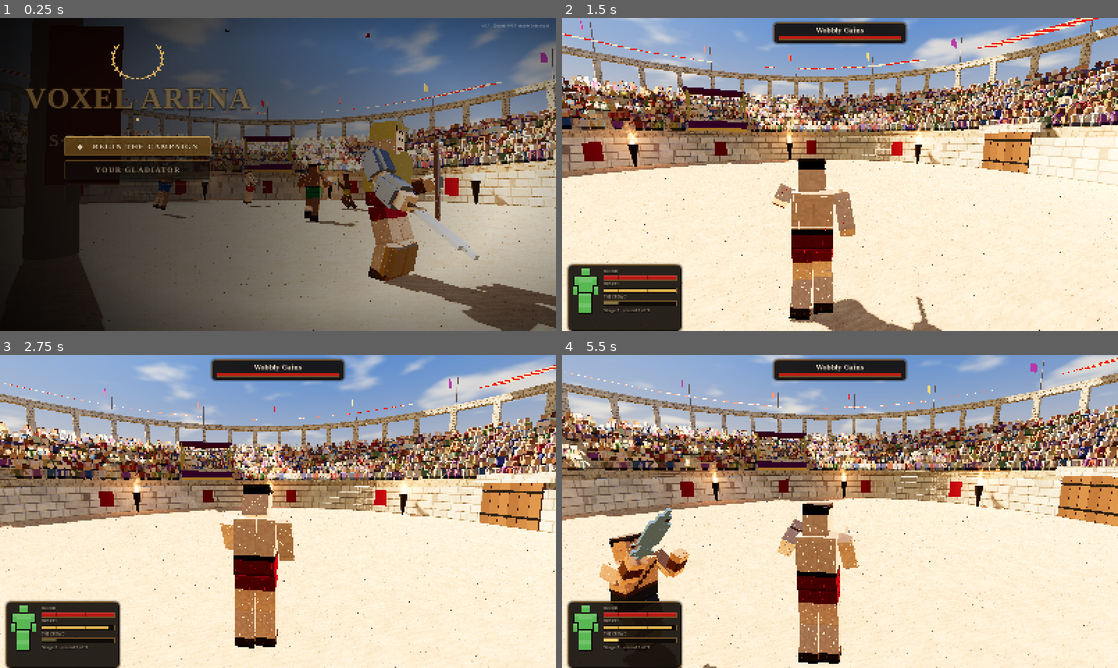
Above: before the commit, frames 1-4 (two rows, left to right).
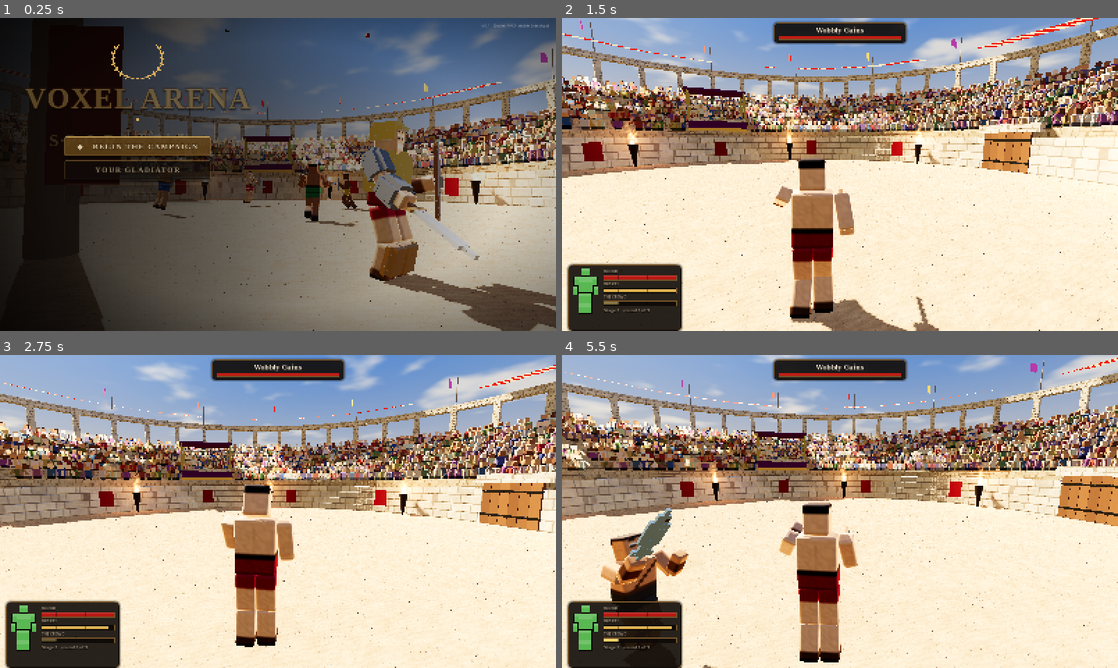
Above: after the commit, the same moments.

Repository: guymov217/Voxel_arena
Game: Godot game, scene res://scenes/main.tscn
Two runs of this game, one before a commit and one after it. Both use one fixed random seed, a clock stepped at 60 frames per second and the inputs below.
Inputs (mouse positions are in pixels of both pictures, inside the frame that each line leads up to):
- Up to frame 1 (0.25 s): no input
- Up to frame 2 (1.5 s): click "◆ BEGIN THE CAMPAIGN" at 0.5 s; tap Enter at 1.25 s; move the mouse to (867, 174) at 1.27 s; hold Up from 1.28 s (still down); hold Y from 1.28 s (still down); click (867, 174) at 1.42 s
- Up to frame 3 (2.75 s): keep holding Up; tap Space (va_jump) at 1.52, 1.82, 2.27, 2.57 s; move the mouse to (250, 511) at 2.02 s; release Y at 2.03 s; tap Shift at 2.1 s
- Up to frame 4 (5.5 s): keep holding Up; move the mouse to (851, 505) at 2.77 s; tap Ctrl at 2.85 s; move the mouse to (834, 517) at 3.52 s; tap Alt at 3.6 s; click (834, 517) at 3.67 s; tap Space (va_jump) at 3.77, 4.07, 4.52, 4.82, 5.27 s; move the mouse to (878, 514) at 4.27 s; tap Tab at 4.35 s; move the mouse to (795, 508) at 5.02 s; tap Enter at 5.1 s

The runs differ from the first frame. In frame 1, 0.8% of the frame differs, in the area x 27-97%, y 34-92%; in frame 2, 1.1%; in frame 3, 1.0%; in frame 4, 2.1%, in the area x 6-54%, y 47-100%.

Commit message:
Smooth skin over every voxel body (Surface Nets)
Fighters, beasts and monsters are drawn as a smooth surface over their
voxels: one vertex per cell the surface crosses, relaxed twice, smooth
normals, each vertex coloured by its nearest voxel so eyes and belts
stay crisp. The voxels are untouched for hits, cuts and physics; the
skin is rebuilt (once a frame at most) whenever voxels are lost, shown
or recoloured. Hinged jaws keep their own mesh. Settings > Bodies:
Smooth / Blocky voxels (VA_BODIES overrides). Tests: every part of 25
bodies gets a closed, outward-facing skin, and a cut shows in it.

Co-Authored-By: Claude Opus 5.5 <noreply@anthropic.com>
Claude-Session: https://claude.ai/code/session_0169vQt8Mdc9kco4Ktq1HqZ7

Diff:
--- a/scripts/game/match.gd
+++ b/scripts/game/match.gd
@@ -118,6 +118,9 @@
 	hero.set_meta("frozen", on)
 
 func setup(opts: Dictionary) -> void:
+	# Bodies smooth-skinned or as plain voxels (Settings, Graphics; VA_BODIES overrides).
+	var bodies := OS.get_environment("VA_BODIES") if OS.has_environment("VA_BODIES") else str(Save.get_value("settings", {}).get("bodies", "smooth"))
+	VoxelPart.smooth_skin = bodies != "blocky"
 	mode = opts.get("mode", "campaign")
 	stage = int(opts.get("stage", 1))
 	role = opts.get("role", "local")
--- a/scripts/ui/menu.gd
+++ b/scripts/ui/menu.gd
@@ -1218,6 +1218,12 @@
 	q.select(maxi(0, levels.find(str(st.get("quality", "high")))))
 	q.item_selected.connect(func(i): _set_opt("quality", levels[i]))
 	_row(v, [UIStyle.label("Graphics", 15), q, UIStyle.label("Low: no shadows or effects lighting. Ultra: global illumination and fog.", 13, UIStyle.MUTED)])
+	var bo := OptionButton.new()
+	bo.add_item("Smooth")
+	bo.add_item("Blocky voxels")
+	bo.select(1 if str(st.get("bodies", "smooth")) == "blocky" else 0)
+	bo.item_selected.connect(func(i): _set_opt("bodies", "blocky" if i == 1 else "smooth"))
+	_row(v, [UIStyle.label("Bodies", 15), bo, UIStyle.label("Smooth: a skin drawn over the voxels (they still take every cut). Applies from the next fight.", 13, UIStyle.MUTED)])
 	var dm := OptionButton.new()
 	for d in DISPLAY_MODES:
 		dm.add_item(d[1])
--- /dev/null
+++ b/scripts/voxel/skin.gd
@@ -0,0 +1,166 @@
+class_name VoxelSkin
+## A smooth skin over a part's voxels (Surface Nets): the voxels stay what the game is made of
+## (hits, cuts, physics, every lost voxel), only the drawing is a continuous surface instead of
+## a heap of little boxes. One vertex per 2x2x2 cell the surface passes through, at the mean of
+## where the surface crosses that cell's edges, relaxed toward its neighbours a couple of times;
+## a quad across every voxel face between solid and empty; colours from the voxels around.
+
+const RELAX := 2          # smoothing passes
+const RELAX_K := 0.5      # how far each pass pulls a vertex toward its neighbours' mean
+
+## The skin of `part`'s living voxels, leaving out the ones `skip` holds (a hinged jaw drawn on
+## its own). Null when nothing is left to draw.
+static func build(part: VoxelPart, skip := {}) -> ArrayMesh:
+	var g: Vector3i = part.grid
+	var sx := g.x + 2
+	var sxy := sx * (g.y + 2)
+	var occ := PackedByteArray()
+	occ.resize(sxy * (g.z + 2))
+	var who := PackedInt32Array()
+	who.resize(occ.size())
+	who.fill(-1)
+	var any := false
+	for i in part.fx.size():
+		if part.alive[i] and not skip.has(i):
+			var k := (part.fx[i] + 1) + (part.fy[i] + 1) * sx + (part.fz[i] + 1) * sxy
+			occ[k] = 1
+			who[k] = i
+			any = true
+	if not any:
+		return null
+	# Cells: corner (x, y, z) in padded coords, a cell spans corners x..x+1 (voxel centres).
+	var cx := g.x + 1
+	var cxy := cx * (g.y + 1)
+	var vid := PackedInt32Array()
+	vid.resize(cxy * (g.z + 1))
+	vid.fill(-1)
+	var verts := PackedVector3Array()
+	var cols := PackedColorArray()
+	var cell := PackedInt32Array()   # each vertex's cell (padded index of its low corner)
+	var corner := [0, 1, sx, sx + 1, sxy, sxy + 1, sxy + sx, sxy + sx + 1]
+	var cofs := [Vector3(0, 0, 0), Vector3(1, 0, 0), Vector3(0, 1, 0), Vector3(1, 1, 0), Vector3(0, 0, 1), Vector3(1, 0, 1), Vector3(0, 1, 1), Vector3(1, 1, 1)]
+	var edges := [[0, 1], [2, 3], [4, 5], [6, 7], [0, 2], [1, 3], [4, 6], [5, 7], [0, 4], [1, 5], [2, 6], [3, 7]]
+	var centre := Vector3(g.x - 1, g.y - 1, g.z - 1) * 0.5
+	var vs: float = part.vf * part.part_scale
+	for z in g.z + 1:
+		for y in g.y + 1:
+			for x in g.x + 1:
+				var base := x + y * sx + z * sxy
+				var mask := 0
+				for d in 8:
+					if occ[base + corner[d]]:
+						mask |= 1 << d
+				if mask == 0 or mask == 255:
+					continue
+				var sum := Vector3.ZERO
+				var n := 0
+				for e in edges:
+					var a: int = e[0]
+					var b: int = e[1]
+					if ((mask >> a) & 1) != ((mask >> b) & 1):
+						sum += (cofs[a] + cofs[b]) * 0.5
+						n += 1
+				var p: Vector3 = Vector3(x, y, z) + sum / float(n) - Vector3.ONE   # voxel coords
+				vid[x + y * cx + z * cxy] = verts.size()
+				verts.append((p - centre) * vs)
+				cell.append(base)
+	# Quads: a solid voxel next to an empty one across +x, +y or +z.
+	var idx := PackedInt32Array()
+	var nb := []
+	nb.resize(verts.size())
+	for i in nb.size():
+		nb[i] = PackedInt32Array()
+	for z in g.z + 1:
+		for y in g.y + 1:
+			for x in g.x + 1:
+				var k := x + y * sx + z * sxy
+				var a := occ[k]
+				for ax in 3:
+					var k2: int = k + (1 if ax == 0 else (sx if ax == 1 else sxy))
+					var b := occ[k2]
+					if a == b:
+						continue
+					# The four cells around this face (cell coords = voxel coords - 1 + {0,1}).
+					var q := PackedInt32Array()
+					var c0 := Vector3i(x, y, z)
+					var u := Vector3i(0, 1, 0) if ax == 0 else (Vector3i(0, 0, 1) if ax == 1 else Vector3i(1, 0, 0))
+					var v := Vector3i(0, 0, 1) if ax == 0 else (Vector3i(1, 0, 0) if ax == 1 else Vector3i(0, 1, 0))
+					var ok := true
+					for o in [Vector3i.ZERO, u, u + v, v]:
+						# The four cells sharing this face: the same along its axis, one back or
+						# not along the other two.
+						var cc: Vector3i = c0 - u - v + o
+						if cc.x < 0 or cc.y < 0 or cc.z < 0 or cc.x > g.x or cc.y > g.y or cc.z > g.z:
+							ok = false
+							break
+						var id := vid[cc.x + cc.y * cx + cc.z * cxy]
+						if id < 0:
+							ok = false
+							break
+						q.append(id)
+					if not ok:
+						continue
+					if a:
+						idx.append_array([q[0], q[2], q[1], q[0], q[3], q[2]])
+					else:
+						idx.append_array([q[0], q[1], q[2], q[0], q[2], q[3]])
+					for s in 4:
+						var p0: int = q[s]
+						var p1: int = q[(s + 1) % 4]
+						(nb[p0] as PackedInt32Array).append(p1)
+						(nb[p1] as PackedInt32Array).append(p0)
+	if idx.is_empty():
+		return null
+	# Relax: rounds the steps off, the shape stays (a pass moves each vertex half way to the mean
+	# of its neighbours).
+	for _r in RELAX:
+		var out := verts.duplicate()
+		for i in verts.size():
+			var list: PackedInt32Array = nb[i]
+			if list.is_empty():
+				continue
+			var s := Vector3.ZERO
+			for j in list:
+				s += verts[j]
+			out[i] = verts[i].lerp(s / float(list.size()), RELAX_K)
+		verts = out
+	# Colour: the voxel nearest where the vertex ended up (not an average, which smeared an
+	# eye or a belt a voxel wide into mud).
+	cols.resize(verts.size())
+	for i in verts.size():
+		var p: Vector3 = verts[i] / vs + centre + Vector3.ONE
+		var base: int = cell[i]
+		var bx := base % sx
+		var by := (base / sx) % (g.y + 2)
+		var bz := base / sxy
+		var best := -1
+		var bd := INF
+		for d in 8:
+			var wi: int = who[base + corner[d]]
+			if wi < 0:
+				continue
+			var dd := p.distance_squared_to(Vector3(bx, by, bz) + cofs[d])
+			if dd < bd:
+				bd = dd
+				best = wi
+		cols[i] = part.colors[best] if best >= 0 else Color(0.5, 0.5, 0.5)
+	# Smooth normals from the faces round each vertex.
+	var norms := PackedVector3Array()
+	norms.resize(verts.size())
+	for t in range(0, idx.size(), 3):
+		var a := verts[idx[t]]
+		var fn := (verts[idx[t + 2]] - a).cross(verts[idx[t + 1]] - a)
+		norms[idx[t]] += fn
+		norms[idx[t + 1]] += fn
+		norms[idx[t + 2]] += fn
+	for i in norms.size():
+		norms[i] = norms[i].normalized() if norms[i].length_squared() > 1e-12 else Vector3.UP
+	var arr := []
+	arr.resize(Mesh.ARRAY_MAX)
+	arr[Mesh.ARRAY_VERTEX] = verts
+	arr[Mesh.ARRAY_NORMAL] = norms
+	arr[Mesh.ARRAY_COLOR] = cols
+	arr[Mesh.ARRAY_INDEX] = idx
+	var am := ArrayMesh.new()
+	am.add_surface_from_arrays(Mesh.PRIMITIVE_TRIANGLES, arr)
+	return am
--- a/scripts/voxel/voxel_part.gd
+++ b/scripts/voxel/voxel_part.gd
@@ -71,6 +71,12 @@
 
 static var _box_mesh_cache := {}
 static var _material: StandardMaterial3D
+## Bodies drawn as a smooth skin over their voxels (VoxelSkin) instead of the voxel boxes; the
+## voxels are still what is hit, cut and simulated. Set from the settings ("bodies").
+static var smooth_skin := true
+static var _skin_material: StandardMaterial3D
+var skin: MeshInstance3D = null
+var _skin_dirty := false
 
 ## `voxels`: [[fx, fy, fz, Color, bone], ...] on the fine grid.
 func setup(owner_node: Node, d: Dictionary, voxels: Array, scale_: float, mass_: float) -> void:
@@ -168,6 +174,41 @@
 	mmi.custom_aabb = AABB(-ext, ext * 2.0)
 	mm.custom_aabb = AABB(-ext, ext * 2.0)
 	add_child(mmi)
+	if smooth_skin and DisplayServer.get_name() != "headless":
+		make_skin()
+
+## Draws the part as a smooth skin (the voxel boxes hidden), built now and again whenever its
+## voxels change.
+func make_skin() -> void:
+	if _skin_material == null:
+		_skin_material = _material.duplicate()
+		_skin_material.roughness = 0.72
+	skin = MeshInstance3D.new()
+	skin.physics_interpolation_mode = Node.PHYSICS_INTERPOLATION_MODE_OFF
+	skin.material_override = _skin_material
+	skin.custom_aabb = mmi.custom_aabb
+	add_child(skin)
+	mmi.visible = false
+	rebuild_skin()
+
+func rebuild_skin() -> void:
+	_skin_dirty = false
+	if skin == null:
+		return
+	skin.mesh = VoxelSkin.build(self, jaw_slot)
+
+func _mark_skin() -> void:
+	if skin != null and not _skin_dirty:
+		_skin_dirty = true
+		_rebuild_skin_soon()
+
+func _rebuild_skin_soon() -> void:
+	if not is_inside_tree():
+		return
+	# Once a frame at most, however many voxels a blow knocked out.
+	await get_tree().process_frame
+	if is_instance_valid(self) and _skin_dirty:
+		rebuild_skin()
 
 func refresh_colors(indices: Array = []) -> void:
 	# Through the buffer, like set_shown: per-instance writes made the part vanish.
@@ -182,6 +223,7 @@
 	_write_colors(mm, main)
 	if jaw_mm:
 		_write_colors(jaw_mm, jaw)
+	_mark_skin()
 
 static func _write_colors(m: MultiMesh, rows: Array) -> void:
 	# Per instance: with physics interpolation on, a whole-buffer write did not always reach the
@@ -206,6 +248,7 @@
 	_write_shown(mm, main_on, true)
 	_write_shown(mm, main_off, false)
 	_write_colors(mm, cols)
+	_mark_skin()
 
 func resync_later() -> void:
 	if not is_inside_tree():
@@ -316,6 +359,7 @@
 		else:
 			main.append([i, local_of(i)])
 	_write_shown(mm, main, on)
+	_mark_skin()
 	if jaw_mm:
 		_write_shown(jaw_mm, jaw, on)
 		if not jaw.is_empty():
@@ -406,6 +450,7 @@
 	jm.physics_interpolation_mode = Node.PHYSICS_INTERPOLATION_MODE_OFF
 	jm.custom_aabb = jaw_mm.custom_aabb
 	jaw_pivot.add_child(jm)
+	_mark_skin()   # the jaw is drawn on its own now
 	# The gullet and the upper teeth sit on the skull; the lower teeth ride on the jaw.
 	# Sized to the jaw itself, so nothing pokes out of a narrow snout.
 	var xlo := 1 << 30
--- /dev/null
+++ b/tests/test_skin.gd
@@ -0,0 +1,71 @@
+extends Node
+## The smooth skin over the voxels: every part of every body gets one, its faces look outward,
+## a cut shows in it at once, and building it is quick enough to do on every blow.
+
+var t
+
+func _outward(p: VoxelPart, am: ArrayMesh) -> float:
+	var a := am.surface_get_arrays(0)
+	var vs: PackedVector3Array = a[Mesh.ARRAY_VERTEX]
+	var ns: PackedVector3Array = a[Mesh.ARRAY_NORMAL]
+	var solid := {}
+	for i in p.fx.size():
+		if p.alive[i] and not p.jaw_slot.has(i):
+			solid[Vector3i(p.fx[i], p.fy[i], p.fz[i])] = true
+	var vsz: float = p.vf * p.part_scale
+	var centre := Vector3(p.grid.x - 1, p.grid.y - 1, p.grid.z - 1) * 0.5
+	var at := func(q: Vector3) -> bool:
+		var c: Vector3 = q / vsz + centre
+		return solid.has(Vector3i(roundi(c.x), roundi(c.y), roundi(c.z)))
+	var good := 0
+	for i in vs.size():
+		if not at.call(vs[i] + ns[i] * vsz * 1.3):
+			good += 1
+	return float(good) / vs.size()
+
+func test_every_body_gets_a_smooth_skin_facing_out() -> void:
+	var m := Match.new()
+	add_child(m)
+	m.setup({"mode": "training", "training": {"enemy": "none"}, "headless": true, "seed": 3})
+	m.me.f.teleport(Vector3(12, 0, 12))
+	var bodies := [m.me.f]
+	for sp in Data.beasts.keys():
+		bodies.append(m.spawn_beast({"beast": sp, "team": 1, "pos": Vector3(0, 0.1, 0), "yaw": 0.0}).f)
+	var bad := []
+	var bad_face := []
+	var worst := 1.0
+	var ms := 0.0
+	var parts := 0
+	for f in bodies:
+		for p in f.parts:
+			var t0 := Time.get_ticks_usec()
+			var am := VoxelSkin.build(p, p.jaw_slot)
+			ms += (Time.get_ticks_usec() - t0) / 1000.0
+			parts += 1
+			if am == null:
+				bad.append(p.part_name)
+				continue
+			var o := _outward(p, am)
+			if o < 0.9:
+				bad_face.append("%s %.0f%% (%s)" % [p.part_name, o * 100.0, str(p.grid)])
+			worst = minf(worst, o)
+	t.check(bad.is_empty(), "every part of %d bodies has a skin (none for: %s)" % [bodies.size(), ", ".join(bad)])
+	t.check(worst > 0.9, "its faces look outward (worst part %.0f%%: %s)" % [worst * 100.0, ", ".join(bad_face)])
+	t.check(ms / parts < 25.0, "a part's skin takes %.1f ms on average" % (ms / parts))
+	m.queue_free()
+
+func test_a_cut_shows_in_the_skin() -> void:
+	var m := Match.new()
+	add_child(m)
+	m.setup({"mode": "training", "training": {"enemy": "none"}, "headless": true, "seed": 3})
+	var f: Fighter = m.me.f
+	var p := f.torso
+	var before := VoxelSkin.build(p).get_faces().size()
+	var cut := []
+	for i in p.fx.size():
+		if p.fx[i] < 4 and p.fy[i] > p.grid.y / 2:
+			cut.append(i)
+	p.remove_voxels(cut, false)
+	var after := VoxelSkin.build(p)
+	t.check(after != null and after.get_faces().size() != before, "the skin follows the voxels (%d -> %d faces)" % [before / 3, after.get_faces().size() / 3])
+	m.queue_free()
Not shown, added: scripts/voxel/skin.gd.uid
Not shown, added: tests/test_skin.gd.uid
